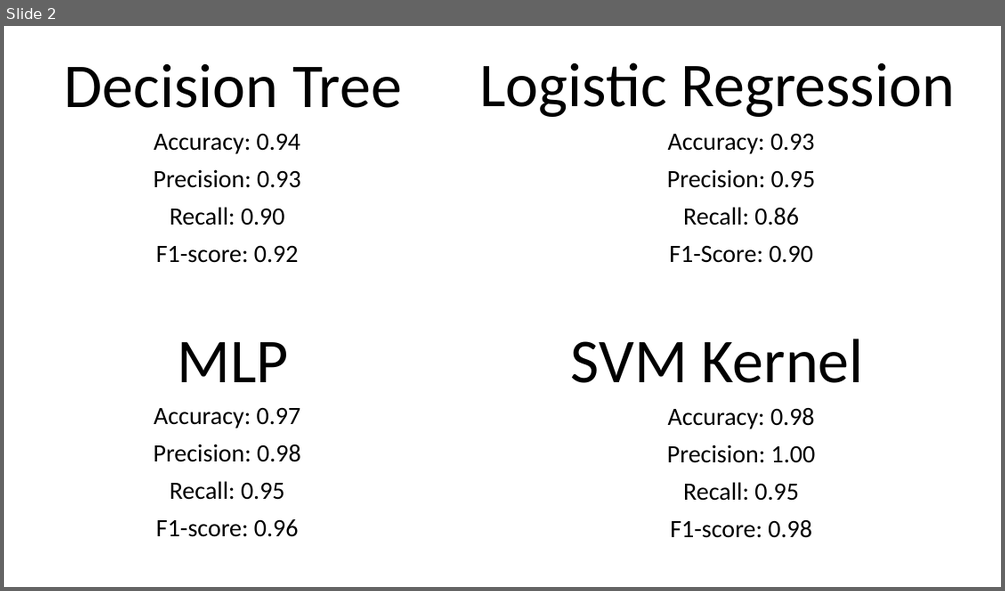
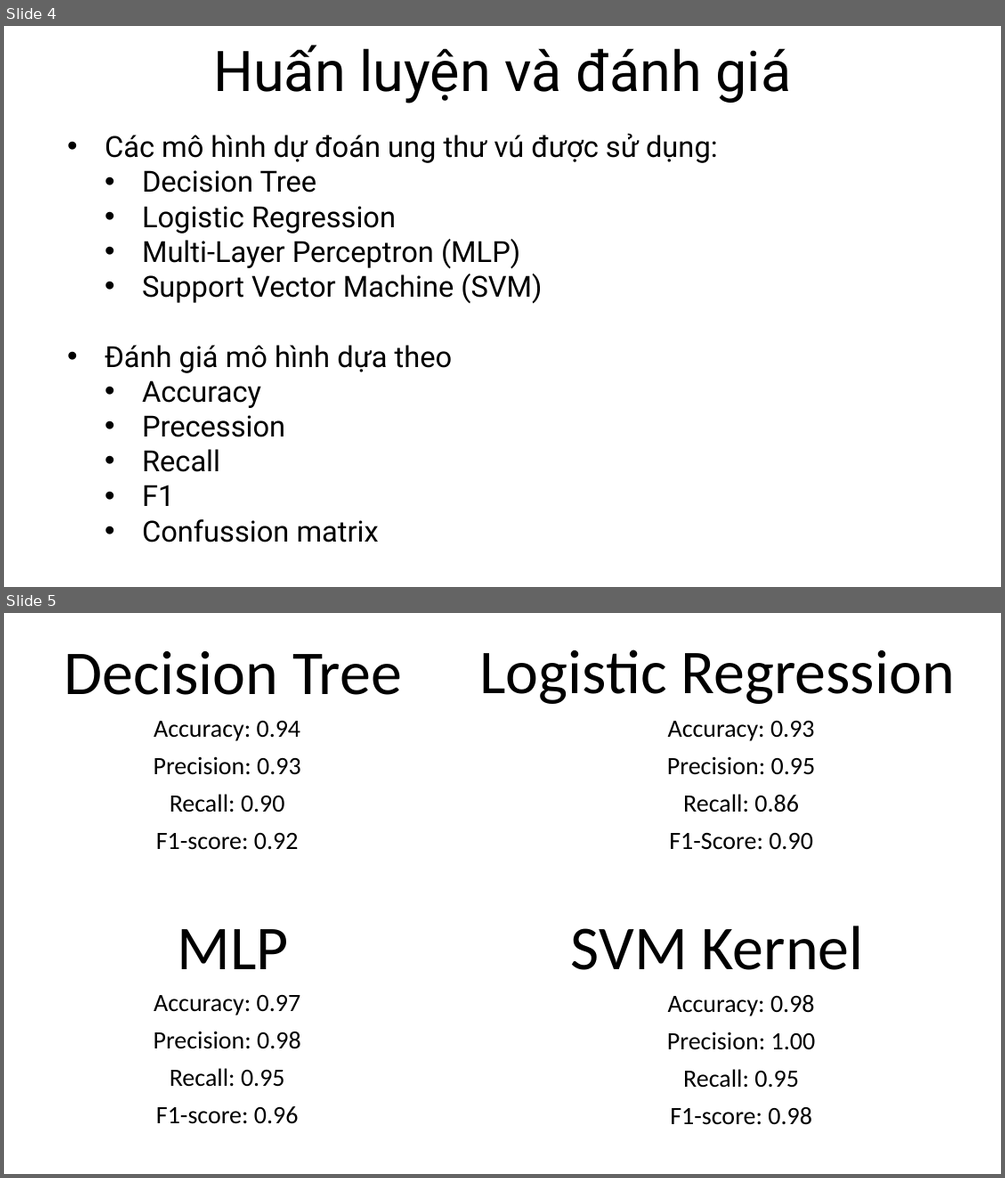
Before and after one commit to DrigerKhanh/MCS-Medical-Learning-Machine, a slide deck: report/KhanhCQ_BreastCancer.pptx. Shown one above the other, each under a label of ours: slide 2 before the commit, slides 4 and 5 after it. The pictures are 1005x591 and 1005x1178 pixels, drawn with LibreOffice and Linux fonts; fonts in the diff are those of the drawing. Boxes give left, top, right and bottom in pixels: in the first picture for what was removed or moved away, otherwise in the second. Text is boxed around its words. In the diff, an @@ line names an element or a change of style, - is before the commit and + after.

```diff
--- a/report/KhanhCQ_BreastCancer.pptx
+++ b/report/KhanhCQ_BreastCancer.pptx
@@ slide 4 added at (x1=4, y1=26, x2=1001, y2=587), background #FFFFFF @@
@@ title added at (x1=213, y1=45, x2=791, y2=103), 54 pt, text #000000 @@
+Huấn luyện và đánh giá
@@ text added at (x1=105, y1=133, x2=718, y2=542), 28 pt, text #000000 @@
+• Các mô hình dự đoán ung thư vú được sử dụng:
+  • Decision Tree
+  • Logistic Regression
+  • Multi-Layer Perceptron (MLP)
+  • Support Vector Machine (SVM)
+• Đánh giá mô hình dựa theo
+  • Accuracy
+  • Precession
+  • Recall
+  • F1
+  • Confussion matrix
@@ what was slide 2 is now slide 5 @@
```
Also in this commit, not shown: 1 slide changed, 2 other slides added, 1 other file.
